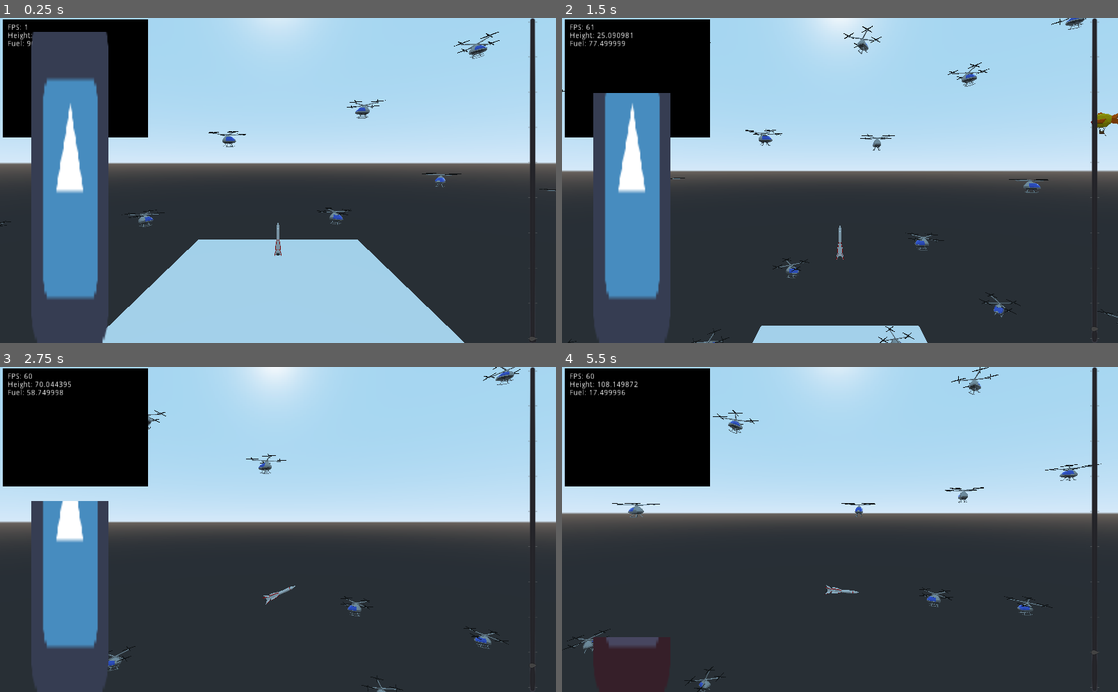
Above: before the commit, frames 1-4 (two rows, left to right).
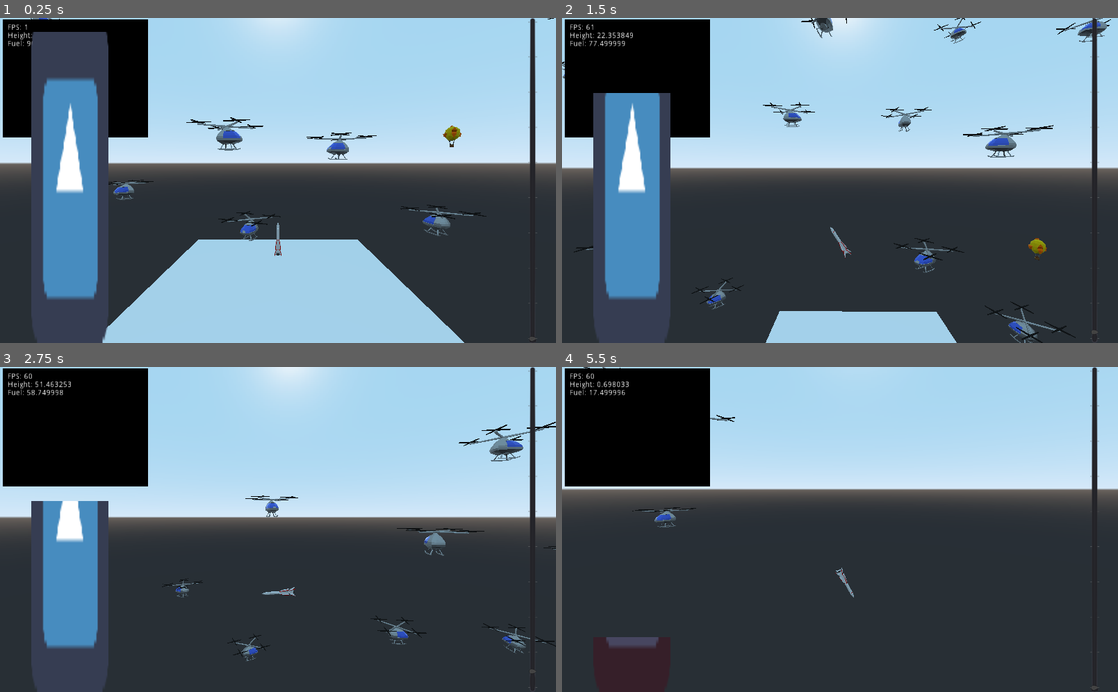
Above: after the commit, the same moments.

Repository: mvpggez/RockIt
Game: Godot game, scene res://Scene/World/earth.tscn
Two runs of this game, one before a commit and one after it. Both use one fixed random seed, a clock stepped at 60 frames per second and the inputs below. The project has no main scene, so this scene is started directly. The engine's default icon, where the game draws it, is replaced by a stand-in: a white triangle on a blue panel in a dark square.
Inputs:
- Up to frame 1 (0.25 s): no input
- Up to frame 2 (1.5 s): no input
- Up to frame 3 (2.75 s): no input
- Up to frame 4 (5.5 s): no input

The runs differ from the first frame. In frame 1, 1.9% of the frame differs, in the area x 0-100%, y 0-69%; in frame 2, 6.2%; in frame 3, 3.8%; in frame 4, 12%, in the area x 0-100%, y 0-100%.

Commit message:
Added randomness to obstacle scale

Diff:
--- a/Scene/World/Obstacle/ObstacleManager.tscn
+++ b/Scene/World/Obstacle/ObstacleManager.tscn
@@ -24,7 +24,7 @@
 		#elif distance >= rocket_distance_near and child.get_global_transform().origin.y>position.y:
 		#	count+=1
 
-func spawn_obstacle(spawner, obstacle_resource, spawn_distance_near, spawn_distance_far):
+func spawn_obstacle(spawner, obstacle_resource, spawn_distance_near, spawn_distance_far, min_scale, max_scale):
 	var position = get_node(\"../Rocket\").get_global_transform().origin
 	var instance = obstacle_resource.instance()
 
@@ -51,6 +51,8 @@
 	spawner.current_count += 1
 	instance.translate(generated_position)
 	instance.rotate_y(randf()*PI*2)
+	var temp_scale = randf()*(max_scale-min_scale)+min_scale
+	instance.global_scale(Vector3(temp_scale,temp_scale,temp_scale))
 "
 
 [node name="ObstacleManager" type="Spatial"]
--- a/Scene/World/Obstacle/ObstacleSpawner.tscn
+++ b/Scene/World/Obstacle/ObstacleSpawner.tscn
@@ -10,6 +10,8 @@
 export (Resource) var obstacle_resource = null
 export var rocket_distance_near = 30 #Begin of the spawn-area
 export var rocket_distance_far = 70 #End of the spawn-area, begin of the despawn area
+export var min_scale = 1.0
+export var max_scale = 1.0
 
 var current_count = 0
 
@@ -17,7 +19,12 @@
 	randomize()
 	if min_height == 0:
 		for i in range(max_count):
-			get_parent().spawn_obstacle(self, obstacle_resource, rocket_distance_near, 5)
+			get_parent().spawn_obstacle(self,
+										obstacle_resource,
+										rocket_distance_near,
+										5,
+										min_scale,
+										max_scale)
 
 
 func free_obstacle(obstacle):
@@ -32,8 +39,14 @@
 	#spawn on given condition
 	if position.y > min_height and position.y < max_height and current_count<max_count:
 		for i in range(max_count-current_count):
-			get_parent().spawn_obstacle(self, obstacle_resource, rocket_distance_far, rocket_distance_near)
-"
+			get_parent().spawn_obstacle(self,
+										obstacle_resource,
+										rocket_distance_far,
+										rocket_distance_near,
+										min_scale,
+										max_scale)
+
+	"
 
 [node name="ObstacleSpawner" type="Spatial"]
 script = SubResource( 1 )
--- a/Scene/World/Obstacle/hovering.gd
+++ b/Scene/World/Obstacle/hovering.gd
@@ -1,4 +1,4 @@
 extends RigidBody
 
 func _integrate_forces(state):
-	add_central_force(self.transform.basis.xform(Vector3(0,9.81,0)))
+	add_central_force(self.transform.basis.xform(Vector3(0,9.81/scale.y,0)))
--- a/Scene/World/earth.tscn
+++ b/Scene/World/earth.tscn
@@ -54,6 +54,7 @@
 max_count = 20
 min_distance = 15.0
 obstacle_resource = ExtResource( 10 )
+max_scale = 2.0
 
 [node name="ObstacleSpawner2" parent="ObstacleManager" instance=ExtResource( 9 )]
 max_count = 1
